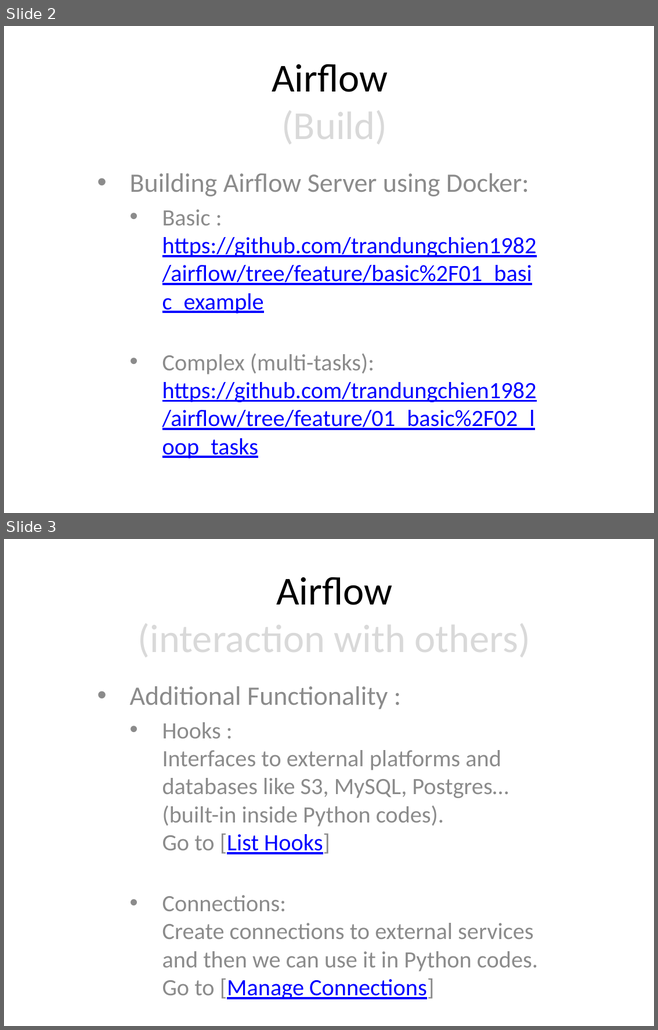
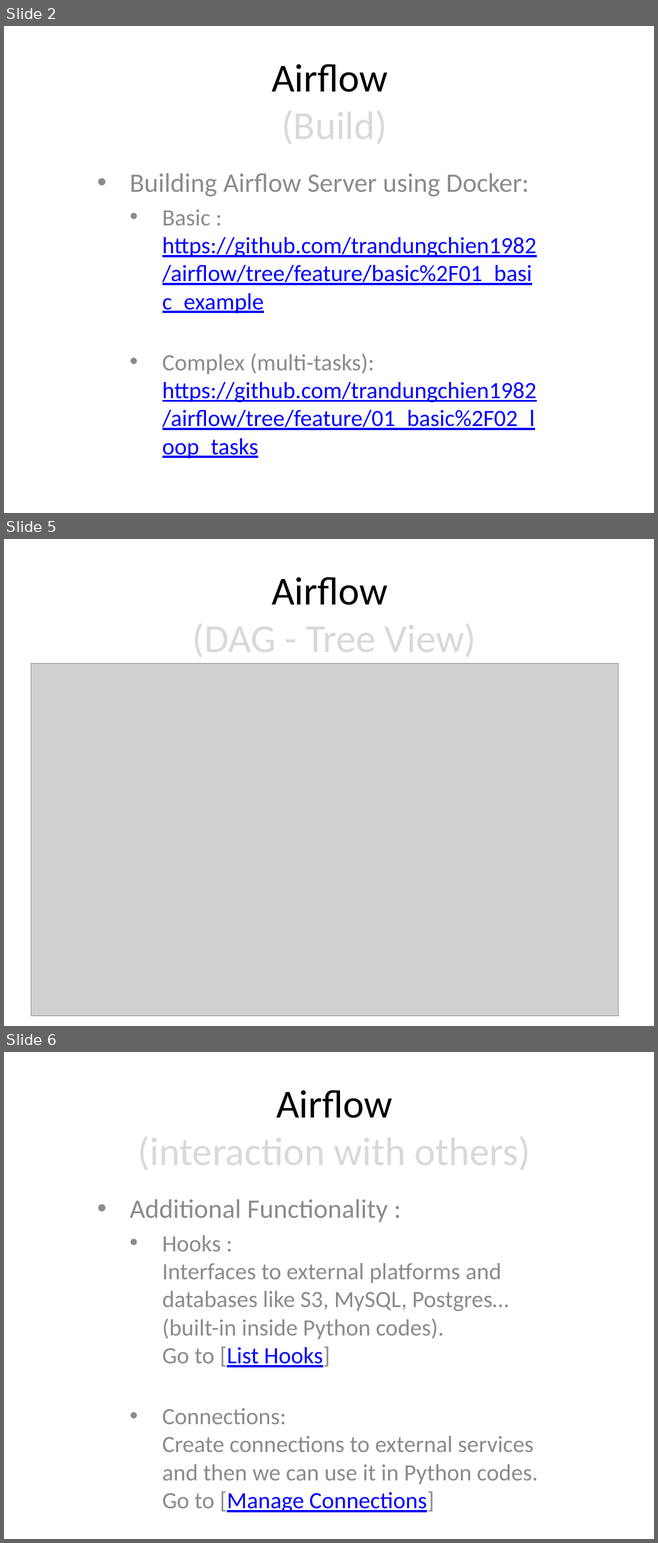
Before and after one commit to trandungchien1982/airflow, a slide deck: 01.Airflow_Basic.pptx. Shown one above the other, each under a label of ours: slides 2 and 3 before the commit, slides 2, 5 and 6 after it; the slides between them are not shown. The pictures are 658x1030 and 658x1543 pixels, drawn with LibreOffice and Linux fonts; fonts in the diff are those of the drawing; grey boxes stand for pictures. Boxes give left, top, right and bottom in pixels: in the first picture for what was removed or moved away, otherwise in the second. Text is boxed around its words. In the diff, an @@ line names an element or a change of style, - is before the commit and + after.

Commit message:
Add some screenshots in Airflow UI

```diff
--- a/01.Airflow_Basic.pptx
+++ b/01.Airflow_Basic.pptx
@@ slide 5 added at (4,539,654,1026), background #FFFFFF @@
@@ title added at (192,577,476,663), 44 pt, text #D9D9D9 @@
+Airflow
+(DAG - Tree View)
@@ picture added at (31,664,618,1016) @@
@@ what was slide 3 is now slide 6 @@
```
Also in this commit, not shown: 2 other slides added.
